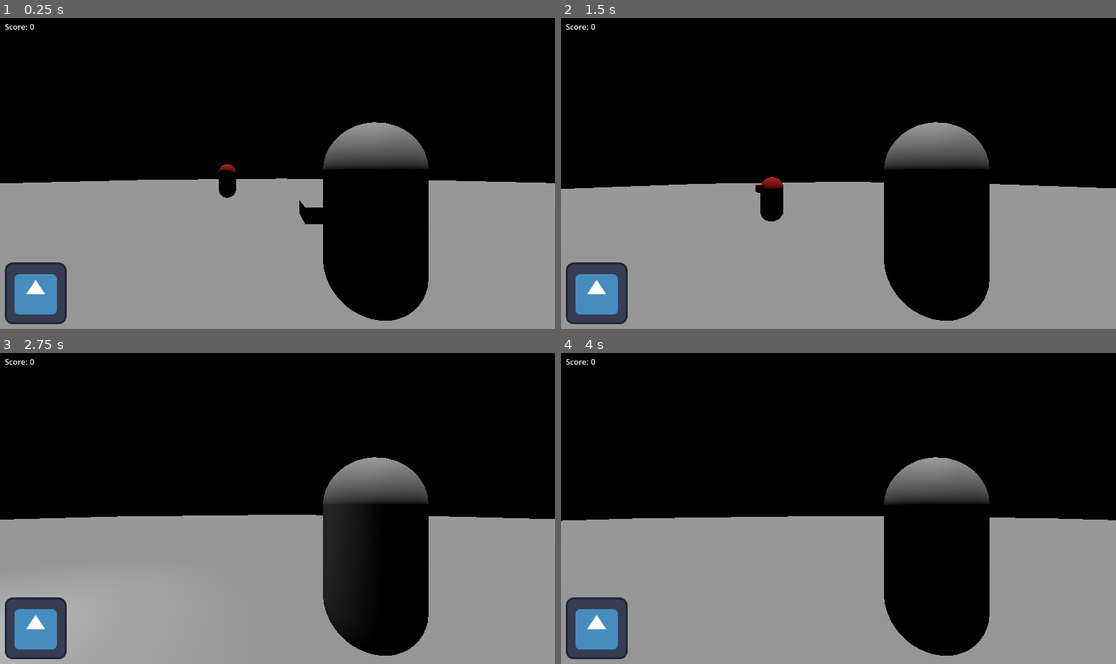
Above: before the commit, frames 1-4 (two rows, left to right).
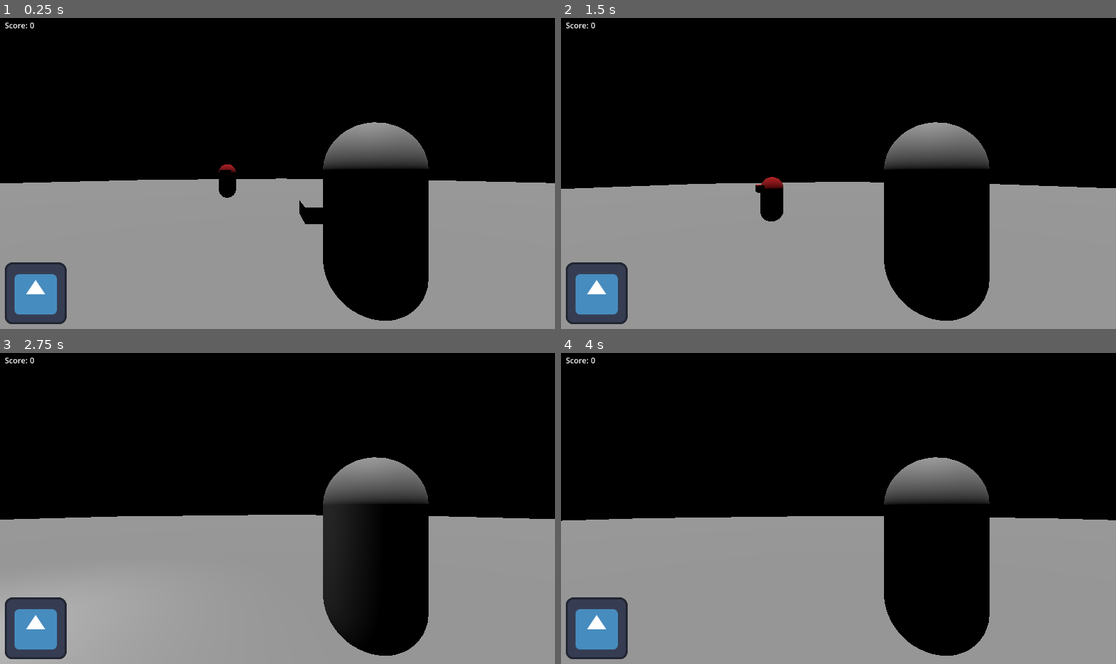
Above: after the commit, the same moments.

Repository: Sprotex/ludum-dare-54
Game: Godot game, scene res://level.tscn
Two runs of this game, one before a commit and one after it. Both use one fixed random seed, a clock stepped at 60 frames per second and the inputs below. The engine's default icon, where the game draws it, is replaced by a stand-in: a white triangle on a blue panel in a dark square.
Inputs (mouse positions are in pixels of both pictures, inside the frame that each line leads up to):
- Up to frame 1 (0.25 s): no input
- Up to frame 2 (1.5 s): tap Enter at 0.5 s; move the mouse to (866, 170) at 0.52 s; hold W (move_forward) from 0.53 s (still down); tap Space (jump) at 0.77 s; move the mouse to (810, 173) at 1.27 s
- Up to frame 3 (2.75 s): keep holding W (move_forward); tap Space (jump) at 1.52 s; move the mouse to (288, 502) at 2.02 s
- Up to frame 4 (4 s): keep holding W (move_forward); move the mouse to (832, 511) at 2.77 s; tap Space (jump) at 3.02, 3.77 s; move the mouse to (877, 511) at 3.52 s

The runs differ from the first frame. In frame 1, less than 0.1% of the frame differs, in the area x 0-13%, y 1-99%; in frame 2, less than 0.1%; in frame 3, less than 0.1%; in frame 4, less than 0.1%.

Commit message:
fix user interface

Diff:
--- a/autoload/user_interface/user_interface.gd
+++ b/autoload/user_interface/user_interface.gd
@@ -1,10 +1,10 @@
 extends CanvasLayer
-
 
 @export var death_screen: Control
 @export var static_set_nodes: Array[Control]
 @export var descending_stop_nodes: Array[Control]
 @export var hide_nodes: Array[Control]
+
 
 func connect_once(_signal: Signal, callable: Callable) -> void:
   if _signal.is_connected(callable):
--- a/autoload/user_interface/user_interface.tscn
+++ b/autoload/user_interface/user_interface.tscn
@@ -25,20 +25,21 @@
 [node name="TopLeftAnchor" type="MarginContainer" parent="Anchors"]
 layout_mode = 1
 offset_right = 72.0
-offset_bottom = 40.0
+offset_bottom = 26.0
 mouse_filter = 2
 theme_override_constants/margin_left = 10
+theme_override_constants/margin_top = 5
 
-[node name="VBoxContainer" type="HBoxContainer" parent="Anchors/TopLeftAnchor"]
+[node name="HBoxContainer" type="HBoxContainer" parent="Anchors/TopLeftAnchor"]
 layout_mode = 2
 mouse_filter = 2
 theme_override_constants/separation = 0
 
-[node name="Label" type="Label" parent="Anchors/TopLeftAnchor/VBoxContainer"]
+[node name="Label" type="Label" parent="Anchors/TopLeftAnchor/HBoxContainer"]
 layout_mode = 2
 text = "Score: "
 
-[node name="Score counter" type="Label" parent="Anchors/TopLeftAnchor/VBoxContainer"]
+[node name="Score counter" type="Label" parent="Anchors/TopLeftAnchor/HBoxContainer"]
 layout_mode = 2
 text = "0"
 script = ExtResource("2_y53gy")
@@ -66,10 +67,13 @@
 step = 0.01
 value = 1.0
 fill_mode = 4
+texture_under = ExtResource("3_kw0jx")
 texture_progress = ExtResource("3_kw0jx")
+tint_under = Color(0.231373, 0.231373, 0.231373, 1)
 script = ExtResource("4_vokve")
 
-[node name="DeathScreen" type="Control" parent="Anchors"]
+[node name="DeathScreen" type="PanelContainer" parent="Anchors"]
+self_modulate = Color(0, 0, 0, 1)
 layout_mode = 1
 anchors_preset = 15
 anchor_right = 1.0
@@ -78,24 +82,10 @@
 grow_vertical = 2
 mouse_filter = 2
 
-[node name="ColorRect" type="ColorRect" parent="Anchors/DeathScreen"]
-layout_mode = 1
-anchors_preset = 15
-anchor_right = 1.0
-anchor_bottom = 1.0
-grow_horizontal = 2
-grow_vertical = 2
-mouse_filter = 2
-color = Color(0, 0, 0, 0.670588)
-
 [node name="VBoxContainer" type="VBoxContainer" parent="Anchors/DeathScreen"]
 layout_mode = 2
-offset_left = 478.0
-offset_top = 262.5
-offset_right = 674.0
-offset_bottom = 385.5
-grow_horizontal = 2
-grow_vertical = 2
+size_flags_horizontal = 4
+size_flags_vertical = 4
 mouse_filter = 2
 theme_override_constants/separation = 20
 
